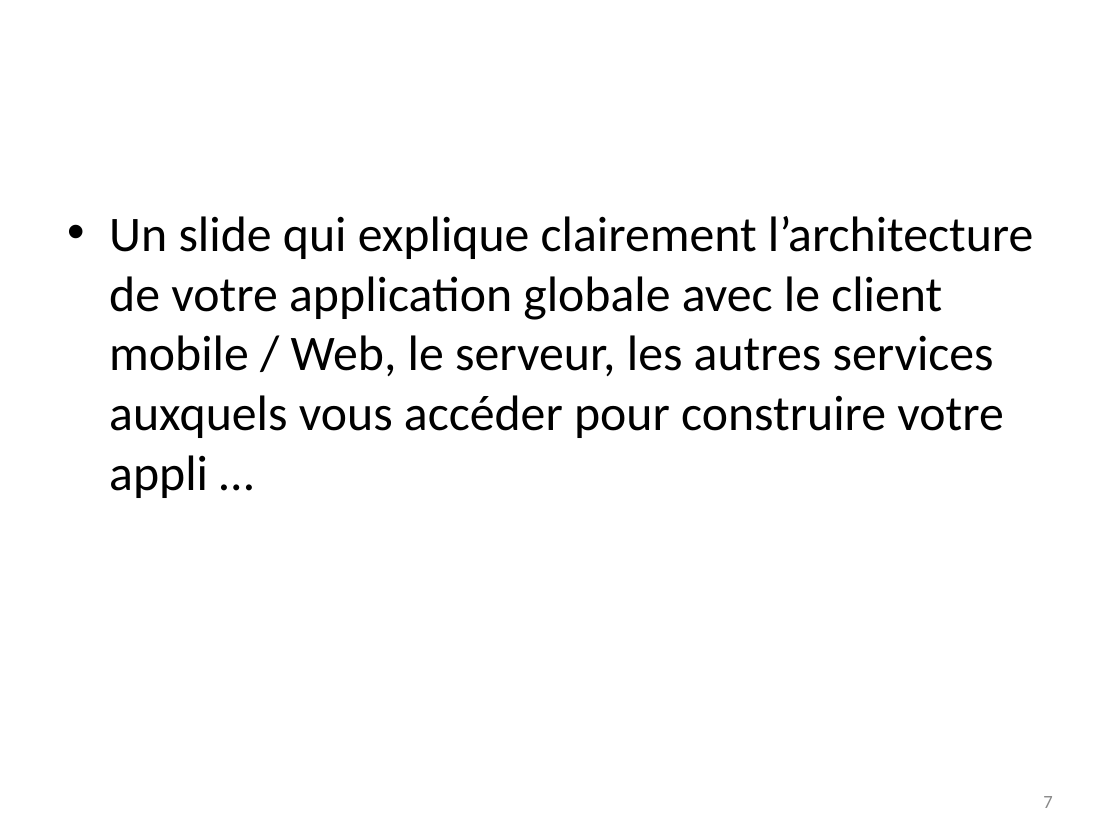
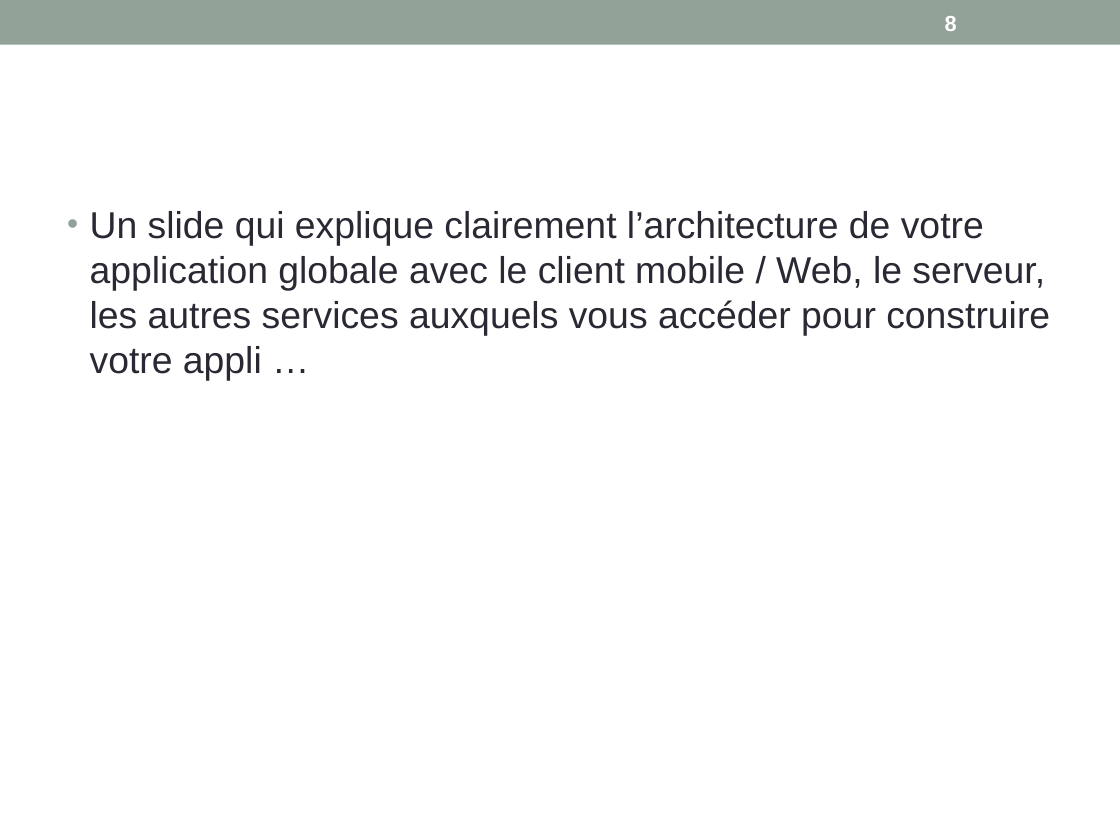
Before and after one commit to gestinronan/Projet-BMA, a slide deck: slide 8 of Documents/presentation BMA.pptx (slide 7 before the commit). Drawn at 1120x840 pixels with LibreOffice and Linux fonts; fonts in the diff are those of the drawing. Boxes give left, top, right and bottom in pixels: in the first picture for what was removed or moved away, otherwise in the second. Text is boxed around its words. In the diff, an @@ line names an element or a change of style, - is before the commit and + after.

```diff
--- a/Documents/presentation BMA.pptx
+++ b/Documents/presentation BMA.pptx
@@ rectangle added at <box>0,0,1120,45</box>, fill #93A299 @@
@@ page number added at <box>945,16,957,31</box>, 14 pt, text #FFFFFF, bold @@
+8
@@ text "Un slide qui explique clairement ..." at <box>90,211,1050,381</box>: size 32 to 24 pt, font Calibri to Arial, text colour #000000 to #292934; indent changed; less space between paragraphs @@
@@ page number removed at <box>1043,796,1052,808</box> @@
-7
```
Also in this commit, not shown: 15 other slides changed, 1 slide added.
